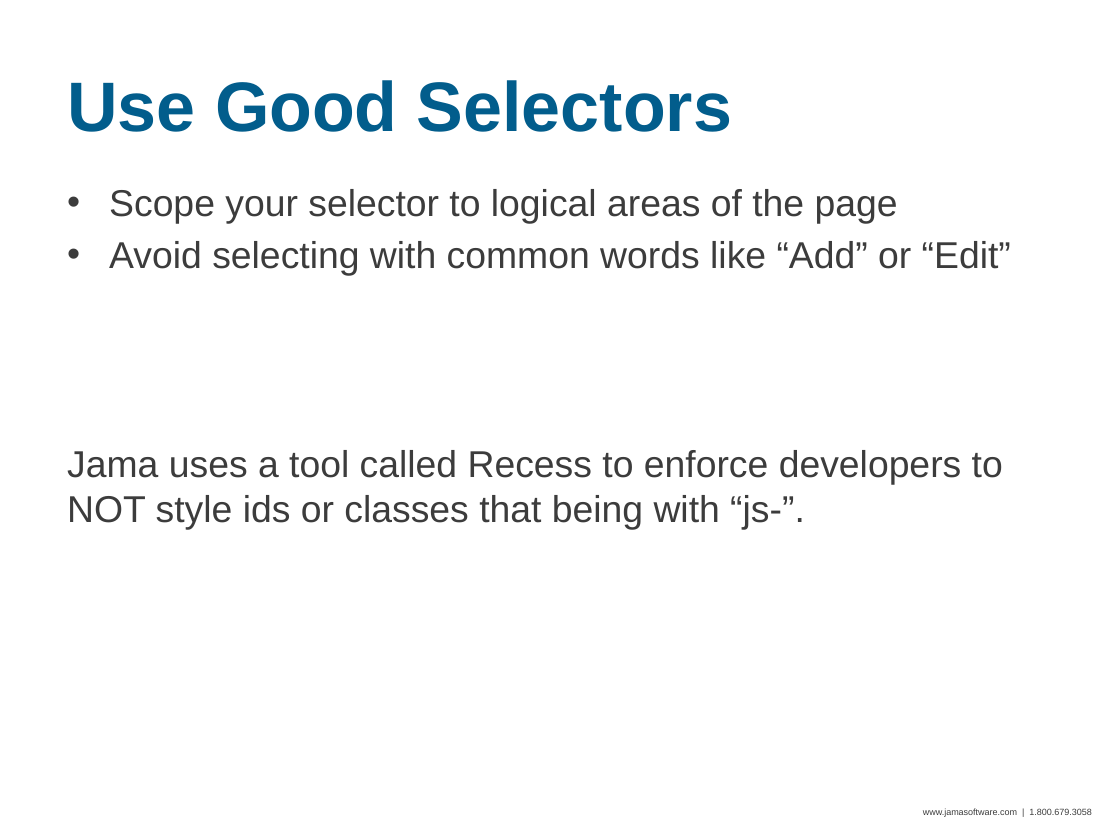
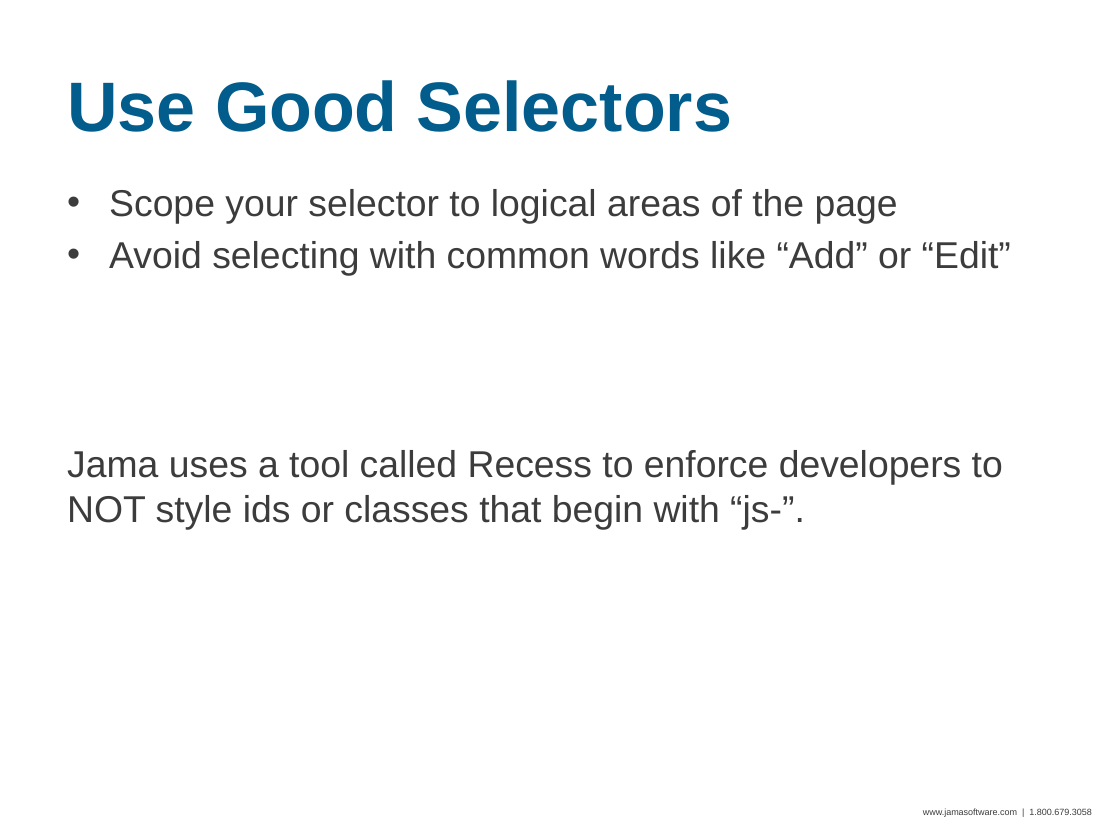
Before and after one commit to seanadkinson/webdriver-examples, a slide deck: slide 18 of slides.pptx. Drawn at 1120x840 pixels with LibreOffice and Linux fonts; fonts in the diff are those of the drawing; background and template pictures are left out. Boxes give left, top, right and bottom in pixels: in the first picture for what was removed or moved away, otherwise in the second. Text is boxed around its words. In the diff, an @@ line names an element or a change of style, - is before the commit and + after.

```diff
--- a/slides.pptx
+++ b/slides.pptx
@@ text at (x1=67, y1=450, x2=1003, y2=530): text changed @@
-Jama uses a tool called Recess to enforce developers to NOT style ids or classes that being with “js-”.
+Jama uses a tool called Recess to enforce developers to NOT style ids or classes that begin with “js-”.
```
Also in this commit, not shown: 3 other slides changed, 3 slides added, 23 other files.
